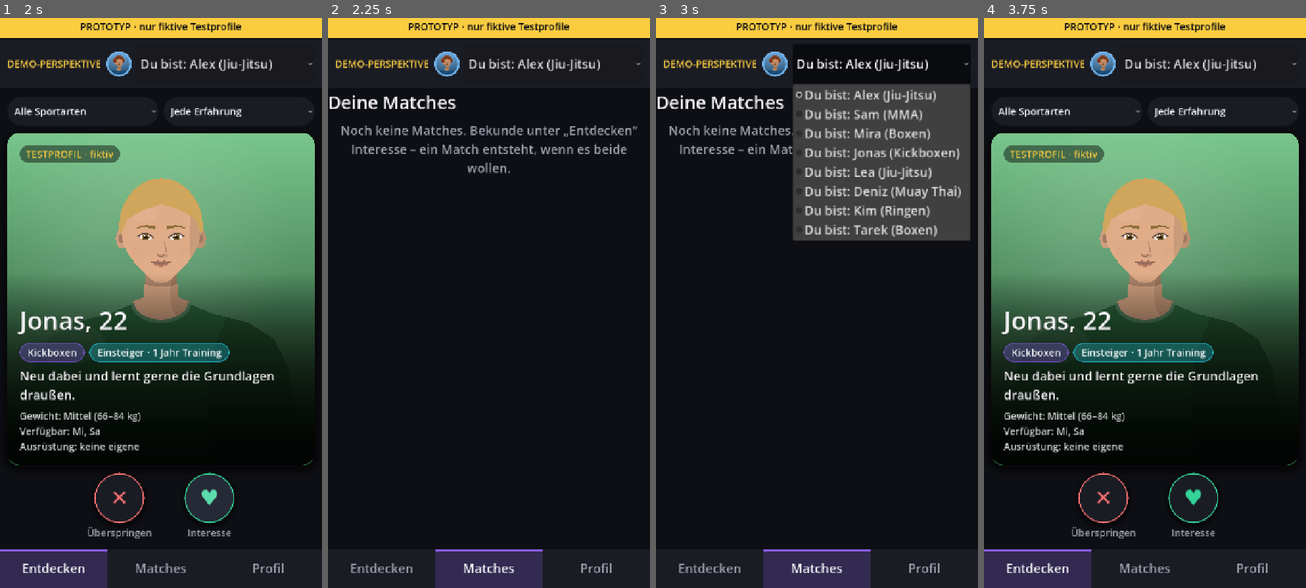
Above: before the commit, frames 1-4 (left to right).
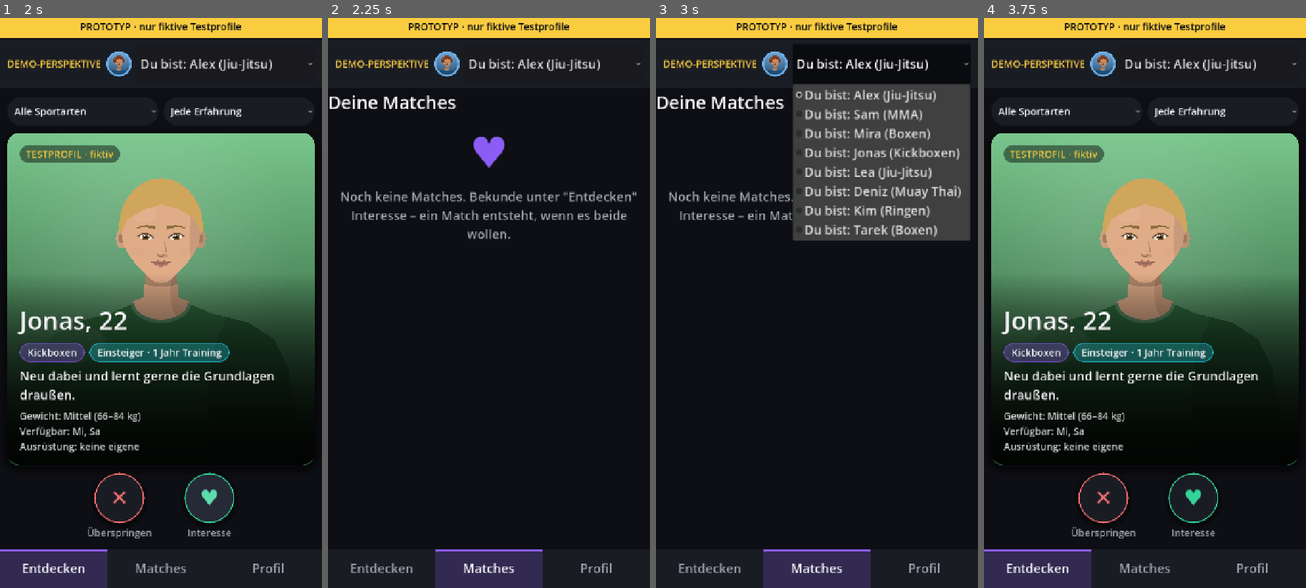
Above: after the commit, the same moments.

Repository: Mayo73/agenthub-backup
Game: Godot game, scene res://scenes/main.tscn
Same seed, same stepped clock (60 frames per second), same inputs: the game is played once before the commit and once after it.
Inputs:
- Up to frame 1 (2 s): click "✕" at 0.5 s; click "♥" at 1.25 s
- Up to frame 2 (2.25 s): click "Matches" at 2 s
- Up to frame 3 (3 s): click "Du bist: Alex (Jiu-Jitsu)" at 2.75 s
- Up to frame 4 (3.75 s): click "Entdecken" at 3.5 s

Frame 1 is identical in both runs. In frame 2, 3.3% of the frame differs, in the area x 4-96%, y 18-39%; in frame 3, 1.1%; in frame 4, nothing differs.

Commit message:
T-0474: Leerzustand der Matchliste mit Symbol
Erstellt vom lokalen Agent (Modell qwen3.5:35b-a3b, Versuch 3 von 5).

Diff:
--- a/scripts/matches_screen.gd
+++ b/scripts/matches_screen.gd
@@ -1,6 +1,6 @@
 class_name MatchesScreen
 extends Control
-## Reiter „Matches“: alle Matches der aktiven Testperson mit Avatar, Name, Sportart und
+## Reiter "Matches": alle Matches der aktiven Testperson mit Avatar, Name, Sportart und
 ## letzter Nachricht. Beendete Matches bleiben sichtbar und sind abgeblendet.
 
 signal open_chat(match_id: String)
@@ -11,6 +11,7 @@
 ## Match-ID -> Button der Zeile
 var rows: Dictionary = {}
 var list: VBoxContainer
+var empty_icon: Label
 var empty_label: Label
 var title_label: Label
 
@@ -40,7 +41,13 @@
 	title_label = UiStyle.label("Deine Matches", UiStyle.SIZE_TITLE)
 	box.add_child(title_label)
 
-	empty_label = UiStyle.label("Noch keine Matches. Bekunde unter „Entdecken“ Interesse – ein Match entsteht, wenn es beide wollen.", UiStyle.SIZE_NORMAL, UiStyle.MUTED)
+	empty_icon = UiStyle.empty_icon("♥")
+	box.add_child(empty_icon)
+
+	empty_label = UiStyle.label(
+		"Noch keine Matches. Bekunde unter \"Entdecken\" Interesse – ein Match entsteht, wenn es beide wollen.",
+		UiStyle.SIZE_NORMAL, UiStyle.MUTED
+	)
 	empty_label.horizontal_alignment = HORIZONTAL_ALIGNMENT_CENTER
 	box.add_child(empty_label)
 
@@ -77,7 +84,7 @@
 		child.free()
 	rows.clear()
 
-	var matches := state.my_matches()
+	var matches: Array = state.my_matches()
 	for m in matches:
 		var id: String = m["id"]
 		var row := HBoxContainer.new()
@@ -99,4 +106,5 @@
 		list.add_child(row)
 		rows[id] = button
 
+	empty_icon.visible = matches.is_empty()
 	empty_label.visible = matches.is_empty()
--- a/tests/test_matches_screen.gd
+++ b/tests/test_matches_screen.gd
@@ -94,6 +94,16 @@
 	check(not screen.title_label.visible == false, "title_label ist sichtbar")
 
 
+func test_leer_mit_symbol() -> void:
+	build()
+	check(screen.empty_icon.visible, "empty_icon.visible wahr wenn leer")
+	check(screen.empty_icon.text == "♥", "empty_icon.text ist ♥")
+
+	var id := make_match("p01", "p02")
+	screen.refresh()
+	check(not screen.empty_icon.visible, "empty_icon.visible falsch nach Match")
+
+
 func test_zeile_als_karte() -> void:
 	make_match("p01", "p02")
 	build()
